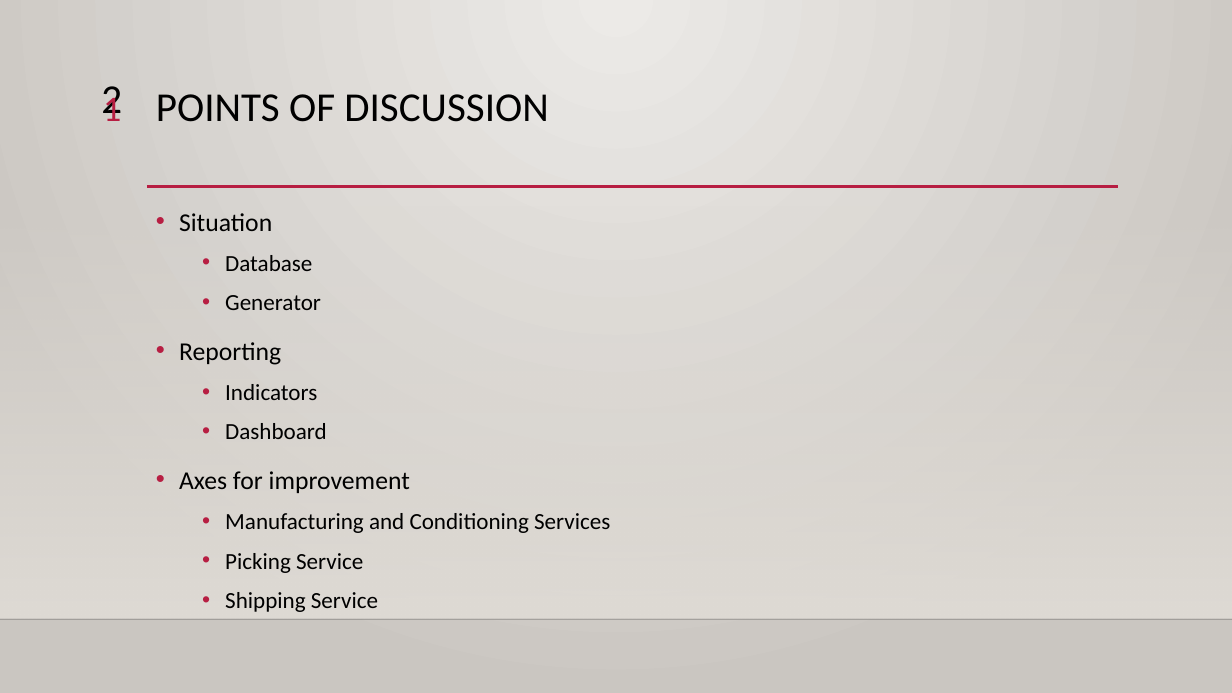
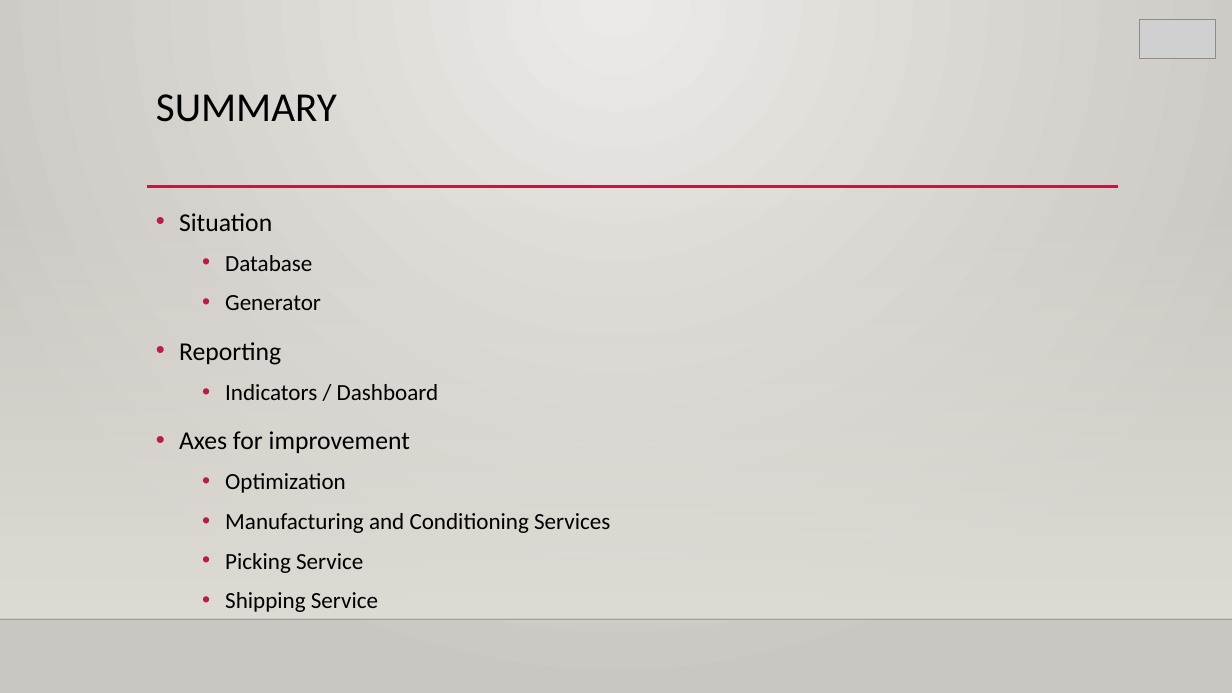
Before and after one commit to DylanCa/BIProject, a slide deck: slide 2 of Project Management/Data-Project.pptx. Drawn at 1232x693 pixels with LibreOffice and Linux fonts; fonts in the diff are those of the drawing; grey boxes stand for pictures; background and template pictures are left out. Boxes give left, top, right and bottom in pixels: in the first picture for what was removed or moved away, otherwise in the second. Text is boxed around its words. In the diff, an @@ line names an element or a change of style, - is before the commit and + after.

```diff
--- a/Project Management/Data-Project.pptx
+++ b/Project Management/Data-Project.pptx
@@ picture added at (1140, 19, 1215, 59) @@
@@ text removed at (101, 86, 122, 121) @@
-2
@@ text removed at (103, 91, 121, 121) @@
-1
@@ title at (156, 94, 337, 122): text changed @@
-POINTS OF DISCUSSION
+SUMMARY
@@ text at (225, 384, 439, 400): text changed @@
-  • Indicators
-  • Dashboard
+  • Indicators / Dashboard
@@ text at (225, 473, 346, 493): paragraph added @@
+  • Optimization
```
Also in this commit, not shown: 3 other slides changed, 7 slides added, 1 slide removed.
